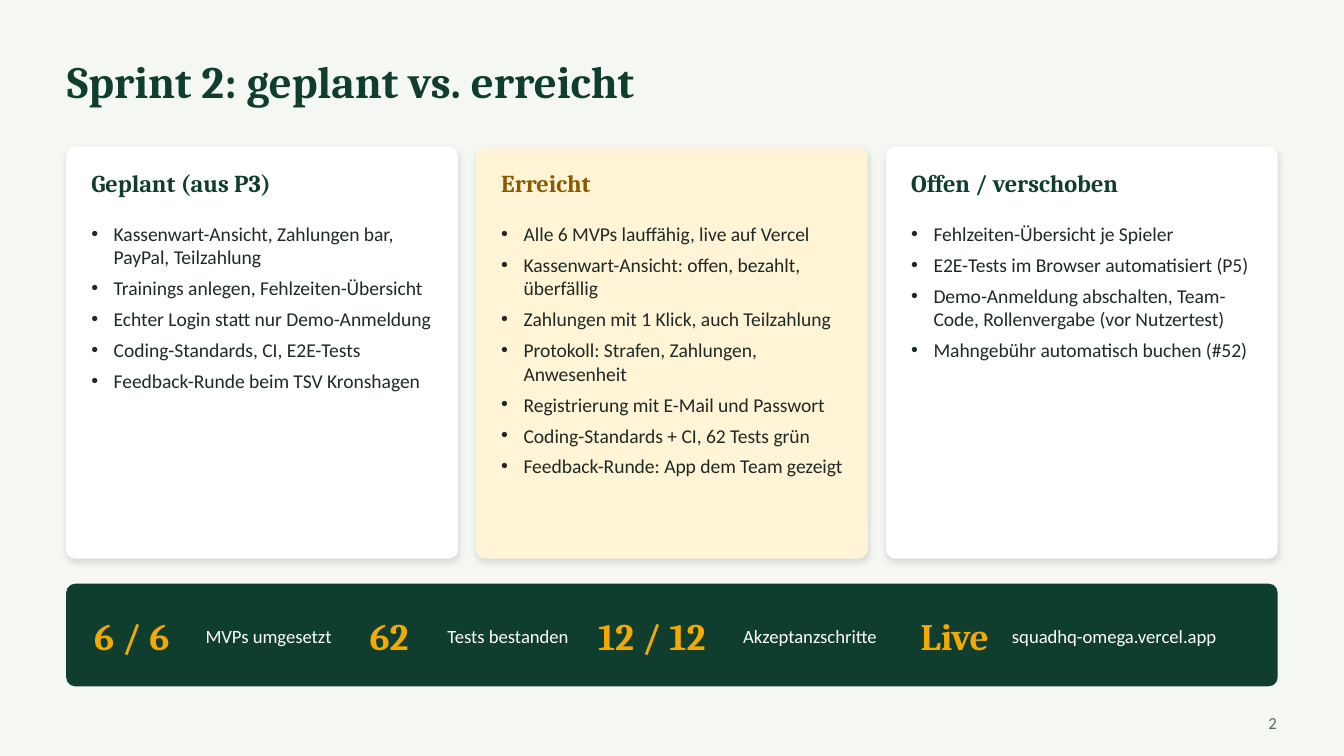
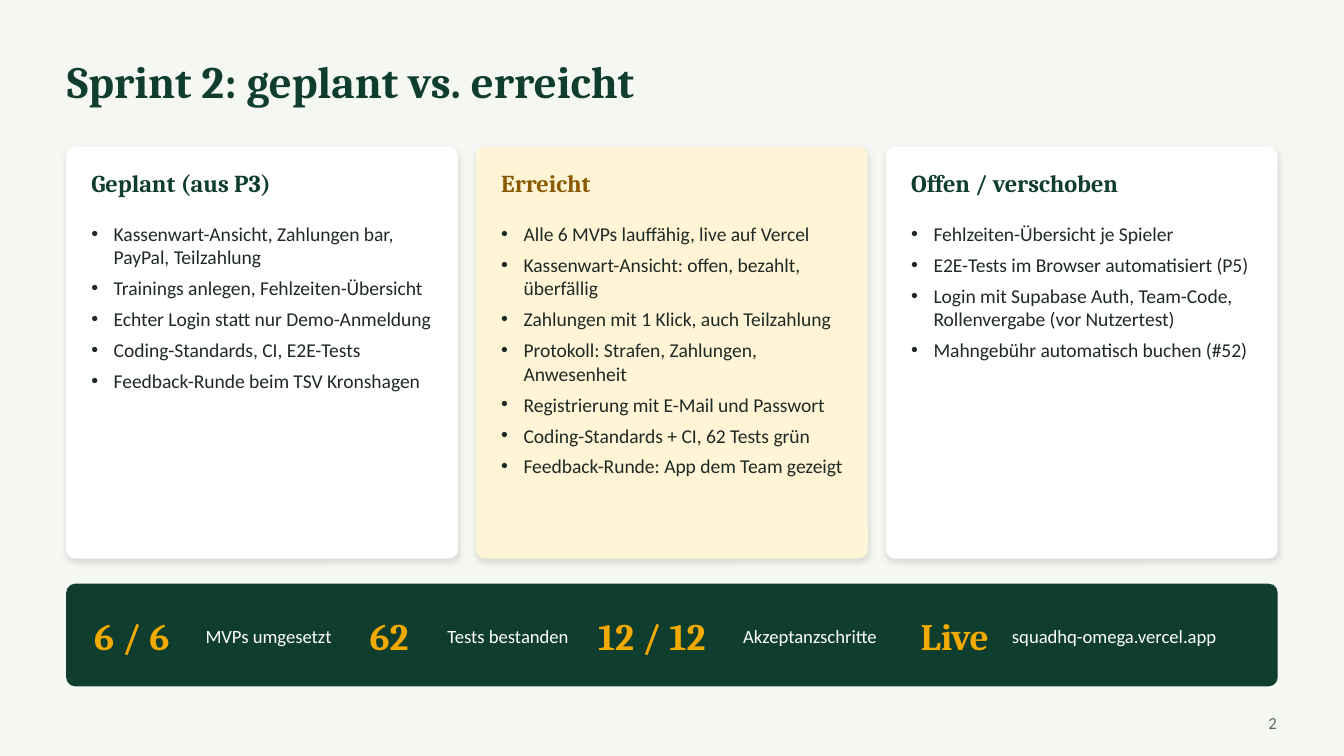
Before and after one commit to squadhq-team/squadhq-team, a slide deck: slide 2 of docs/praesentation/p4/SquadHQ_P4.pptx. Drawn at 1344x756 pixels with LibreOffice and Linux fonts; fonts in the diff are those of the drawing. Boxes give left, top, right and bottom in pixels: in the first picture for what was removed or moved away, otherwise in the second. Text is boxed around its words. In the diff, an @@ line names an element or a change of style, - is before the commit and + after.

```diff
--- a/docs/praesentation/p4/SquadHQ_P4.pptx
+++ b/docs/praesentation/p4/SquadHQ_P4.pptx
@@ text at [934,289,1233,330]: text changed @@
-• Demo-Anmeldung abschalten, Team-Code, Rollenvergabe (vor Nutzertest)
+• Login mit Supabase Auth, Team-Code, Rollenvergabe (vor Nutzertest)
```
Also in this commit, not shown: 1 other slide changed, 1 other file.
